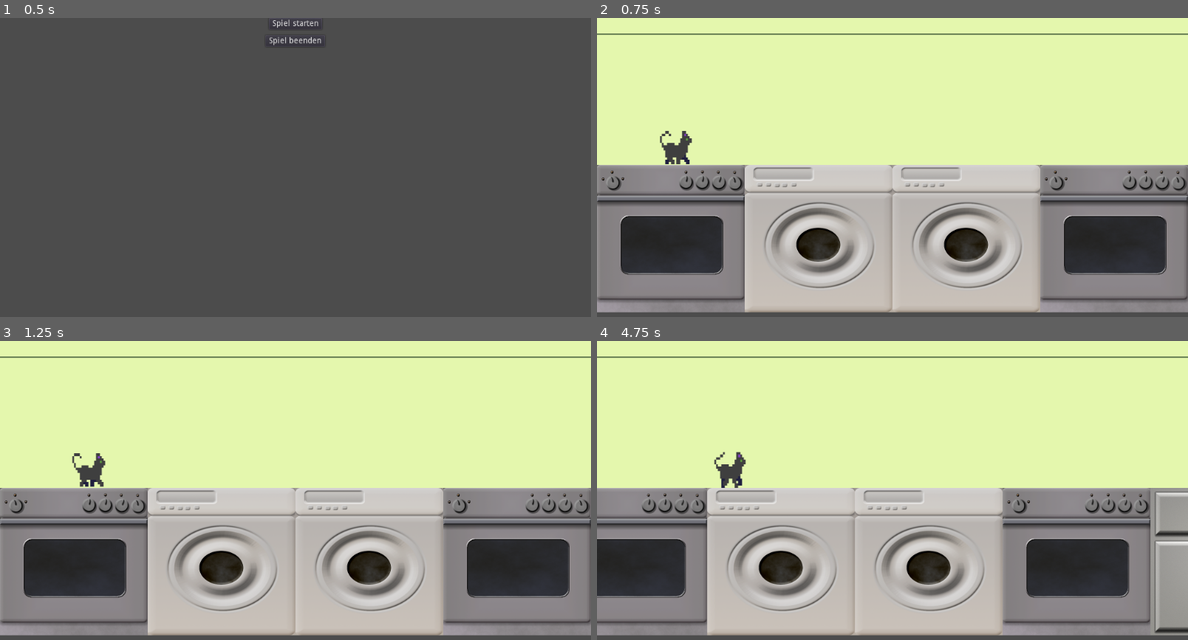
Above: before the commit, frames 1-4 (two rows, left to right).
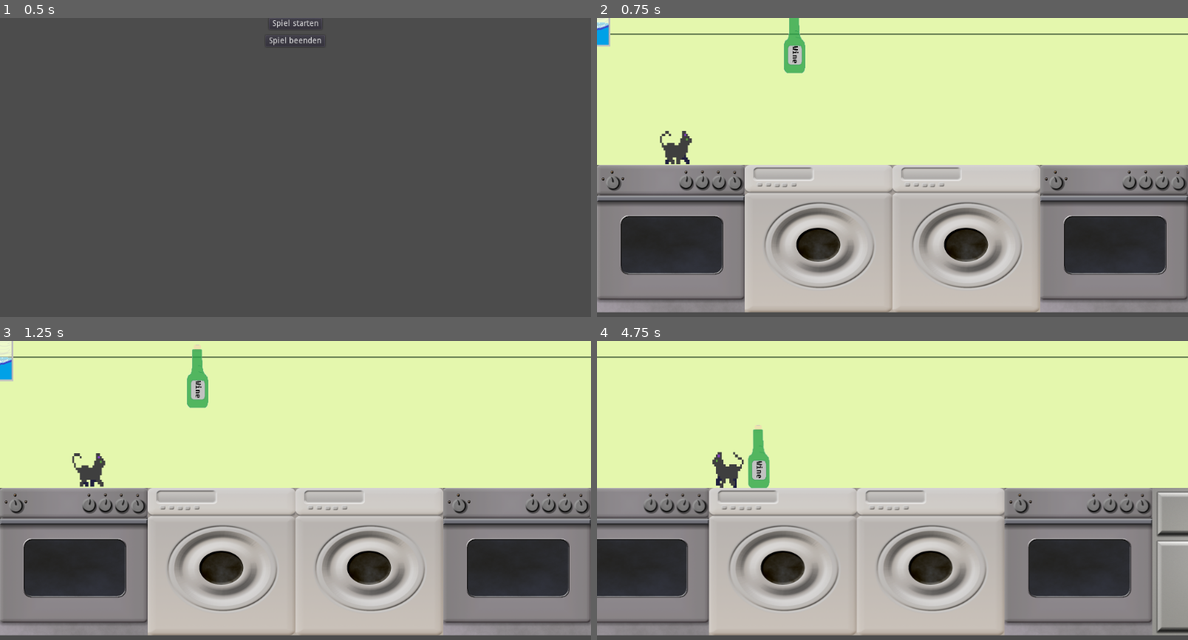
Above: after the commit, the same moments.

Repository: winnerbyhabit/bifigamejam18
Game: Godot game, scene res://Menu.tscn
The game is run twice, just before and just after one commit, with the same random seed, the same clock (stepped at 60 frames per second) and the same inputs.
Inputs:
- Up to frame 1 (0.5 s): no input
- Up to frame 2 (0.75 s): click "Spiel starten" at 0.5 s
- Up to frame 3 (1.25 s): no input
- Up to frame 4 (4.75 s): hold Right (player_right) 1.28-2.03 s; hold Space (player_hit) 1.28-2.03 s; hold Left (player_left) 2.03-2.78 s; tap Space (player_hit) at 2.1, 3.6 s; hold Space (player_hit) 2.78-3.53 s; hold Right (player_right) 2.78-4.28 s; hold Left (player_left) from 4.28 s (still down); hold Space (player_hit) from 4.28 s (still down)

Frame 1 is identical in both runs. In frame 2, 0.8% of the frame differs, in the area x 0-36%, y 0-19%; in frame 3, 0.9%; in frame 4, 3.7%, in the area x 7-96%, y 28-99%.

Commit message:
Rework glass and bottle

Diff:
--- /dev/null
+++ b/Bottle.tscn
@@ -0,0 +1,41 @@
+[gd_scene load_steps=3 format=2]
+
+[ext_resource path="res://assets/bottles/bottle1.png" type="Texture" id=1]
+
+[sub_resource type="RectangleShape2D" id=1]
+
+custom_solver_bias = 0.0
+extents = Vector2( 10, 11 )
+
+[node name="Bottle" type="RigidBody2D" index="0"]
+
+input_pickable = false
+collision_layer = 1
+collision_mask = 1
+mode = 0
+mass = 1.0
+friction = 1.0
+bounce = 0.0
+gravity_scale = 1.0
+custom_integrator = false
+continuous_cd = 0
+contacts_reported = 0
+contact_monitor = false
+sleeping = false
+can_sleep = true
+linear_velocity = Vector2( 0, 0 )
+linear_damp = -1.0
+angular_velocity = 0.0
+angular_damp = -1.0
+
+[node name="Bottle" type="Sprite" parent="." index="0"]
+
+position = Vector2( 0, -2 )
+scale = Vector2( 1, 0.96875 )
+texture = ExtResource( 1 )
+
+[node name="CollisionShape2D" type="CollisionShape2D" parent="." index="1"]
+
+position = Vector2( 3.39286, 0 )
+scale = Vector2( 2.0467, 5 )
+shape = SubResource( 1 )
--- /dev/null
+++ b/Glass.tscn
@@ -0,0 +1,39 @@
+[gd_scene load_steps=3 format=2]
+
+[ext_resource path="res://assets/bottles/glass.png" type="Texture" id=1]
+
+[sub_resource type="RectangleShape2D" id=1]
+
+custom_solver_bias = 0.0
+extents = Vector2( 11, 11 )
+
+[node name="Glass" type="RigidBody2D" index="0"]
+
+input_pickable = false
+collision_layer = 1
+collision_mask = 1
+mode = 0
+mass = 1.0
+friction = 1.0
+bounce = 0.0
+gravity_scale = 1.0
+custom_integrator = false
+continuous_cd = 0
+contacts_reported = 0
+contact_monitor = false
+sleeping = false
+can_sleep = true
+linear_velocity = Vector2( 0, 0 )
+linear_damp = -1.0
+angular_velocity = 0.0
+angular_damp = -1.0
+
+[node name="Glass" type="Sprite" parent="." index="0"]
+
+texture = ExtResource( 1 )
+
+[node name="CollisionShape2D" type="CollisionShape2D" parent="." index="1"]
+
+position = Vector2( 9.53674e-07, 5 )
+scale = Vector2( 2.30769, 4.23077 )
+shape = SubResource( 1 )
--- a/Level.tscn
+++ b/Level.tscn
@@ -6,6 +6,8 @@
 [ext_resource path="res://TileMap.gd" type="Script" id=4]
 [ext_resource path="res://Player.tscn" type="PackedScene" id=5]
 [ext_resource path="res://sounds/background/cat_song.wav" type="AudioStream" id=6]
+[ext_resource path="res://Glass.tscn" type="PackedScene" id=7]
+[ext_resource path="res://Bottle.tscn" type="PackedScene" id=8]
 
 [node name="Level" type="Node" index="0"]
 
@@ -81,6 +83,13 @@
 
 stream = ExtResource( 6 )
 volume_db = 1.0
+pitch_scale = 1.0
 autoplay = true
 mix_target = 0
 bus = "Master"
+
+[node name="Glass" parent="." index="3" instance=ExtResource( 7 )]
+
+[node name="Bottle" parent="." index="4" instance=ExtResource( 8 )]
+
+position = Vector2( 340, 40 )
--- a/Sprites.tscn
+++ /dev/null
@@ -1,33 +0,0 @@
-[gd_scene load_steps=6 format=2]
-
-[ext_resource path="res://assets/bottles/glass.png" type="Texture" id=1]
-[ext_resource path="res://assets/bottles/bottle1.png" type="Texture" id=2]
-[ext_resource path="res://assets/bottles/bottle2.png" type="Texture" id=3]
-[ext_resource path="res://assets/bottles/bottle3.png" type="Texture" id=4]
-[ext_resource path="res://assets/bottles/poison_bottle.png" type="Texture" id=5]
-
-[node name="Sprites" type="Node" index="0"]
-
-[node name="Glass" type="Sprite" parent="." index="0"]
-
-texture = ExtResource( 1 )
-
-[node name="Bottle" type="Sprite" parent="." index="1"]
-
-position = Vector2( 110, 0 )
-texture = ExtResource( 2 )
-
-[node name="Bottle2" type="Sprite" parent="." index="2"]
-
-position = Vector2( 240, 0 )
-texture = ExtResource( 3 )
-
-[node name="Bottle3" type="Sprite" parent="." index="3"]
-
-position = Vector2( 380, 0 )
-texture = ExtResource( 4 )
-
-[node name="Bottle_poison" type="Sprite" parent="." index="4"]
-
-position = Vector2( 520, 0 )
-texture = ExtResource( 5 )
Not shown: 1 places in Level.tscn that only renumber resources
